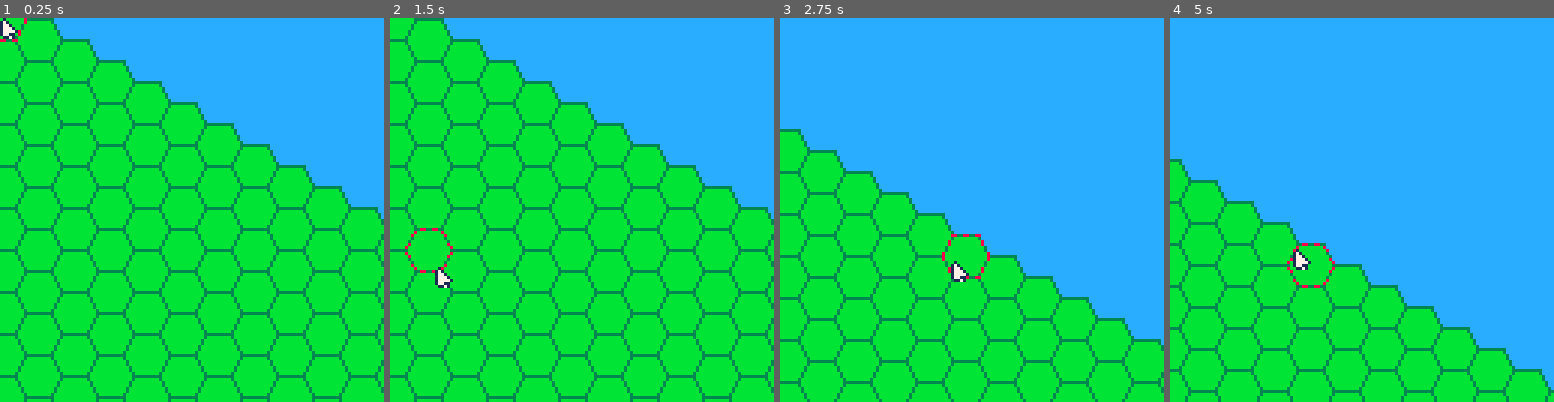
Above: before the commit, frames 1-4 (left to right).
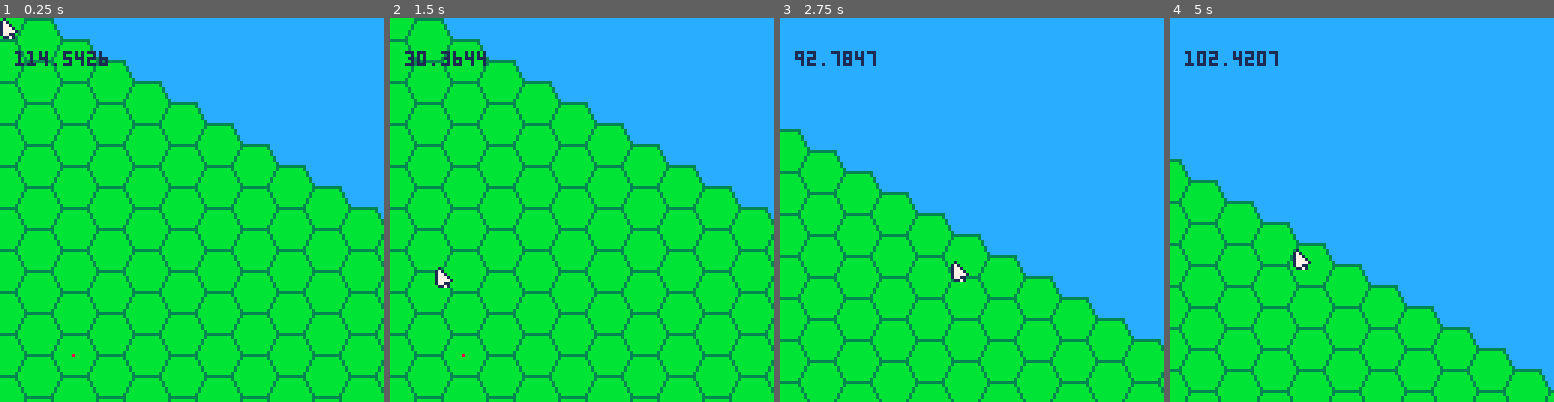
Above: after the commit, the same moments.

Repository: jan-Kulpas/pico8-hexgame
Game: PICO-8 cartridge hextest.p8
Two runs of this game, one before a commit and one after it. Both use one fixed random seed, a clock stepped at 60 frames per second and the inputs below.
Inputs (mouse positions are in pixels of both pictures, inside the frame that each line leads up to):
- Up to frame 1 (0.25 s): no input
- Up to frame 2 (1.5 s): click (670, 121) at 0.67 s; click (436, 267) at 1.22 s
- Up to frame 3 (2.75 s): hold Right 1.6-2.1 s; click (887, 114) at 1.77 s; hold Up 2.15-2.42 s; click (952, 259) at 2.32 s; hold Right from 2.47 s (still down)
- Up to frame 4 (5 s): click (1404, 106) at 2.87 s; release Right at 3.03 s; hold Left 3.08-3.58 s; click (1465, 256) at 3.42 s; hold Down 3.63-3.97 s; click (1231, 102) at 3.97 s; hold Right 4.02-4.68 s; click (1292, 248) at 4.52 s; hold Up from 4.73 s (still down)

The runs differ from the first frame. In frame 1, 0.5% of the frame differs, in the area x 0-29%, y 0-89%; in frame 2, 0.5%; in frame 3, 0.5%; in frame 4, 0.6%, in the area x 3-43%, y 8-71%.

Commit message:
Initial commits of the local versions

Diff:
--- a/hextest.p8
+++ b/hextest.p8
@@ -1,5 +1,5 @@
 pico-8 cartridge // http://www.pico-8.com
-version 33
+version 34
 __lua__
 function _init()
 	poke(0x5f2d, 1)
@@ -28,20 +28,6 @@
 	return {x=x,y=y}
 end
 
-function p2h(p)
-	local q=p.x/12
-	local r=p.y/14-q/2
-
-	log("q  "..q)
-	log("r  "..r)
-
-	if q%1>.4 and q%1<.55 then
-		return nil
-	end
-
-	return {q=round(q),r=round(r)}
-end
-
 function _update60()
  if btn(➡️) then
  	cam_x+=1
@@ -58,7 +44,21 @@
 
  mx,my=stat(32),stat(33)
  cmx,cmy=cam_x+mx,cam_y+my
- hexp=p2h({x=cmx,y=cmy})
+end
+
+function draw_sel_hex()
+	local md,minhex=20000,-1
+	for i,h in pairs(hexes) do
+		local p=h2p(h)
+		log(p.x)
+		local d=dist(p.x,p.y,cmx,cmy)
+		log(d)
+		if d<md then
+			md,minhex=d,i
+		end
+	end
+	--log(md)
+	return minhex
 end
 
 function _draw()
@@ -72,16 +72,14 @@
   --pset(p.x,p.y,8)
 	end
 
-	if(pget(cmx,cmy)!=12) then
-		if(hexp) then
-			local shp=h2p(hexp)
-			spr(3+flr(sin(t()*2)+1)*2,shp.x-7,shp.y-7,2,2)
-		end
-	end
+	te=h2p(hexes[30])
+	pset(te.x,te.y,8)
+ --spr(3+flr(sin(t()*2)+1)*2,hexp.x-7,hexp.y-7,2,2)
 	camera()
 
 	spr(15,mx,my)
 	--debug
+	print(dist(te.x,te.y,cmx,cmy),5,11,1)
 	--print(cam_x,120,5,1)
 	--print(cam_y,120,11,1)
 	--print(mx,5,5,1)
@@ -96,6 +94,11 @@
 -->8
 function log(t,over)
 	printh(t,"log",over or false)
+end
+
+function dist(fx,fy,tx,ty)
+	--pythagorean distance between two points
+	return sqrt((fx-tx)^2+(fy-ty)^2)
 end
 
 __gfx__
